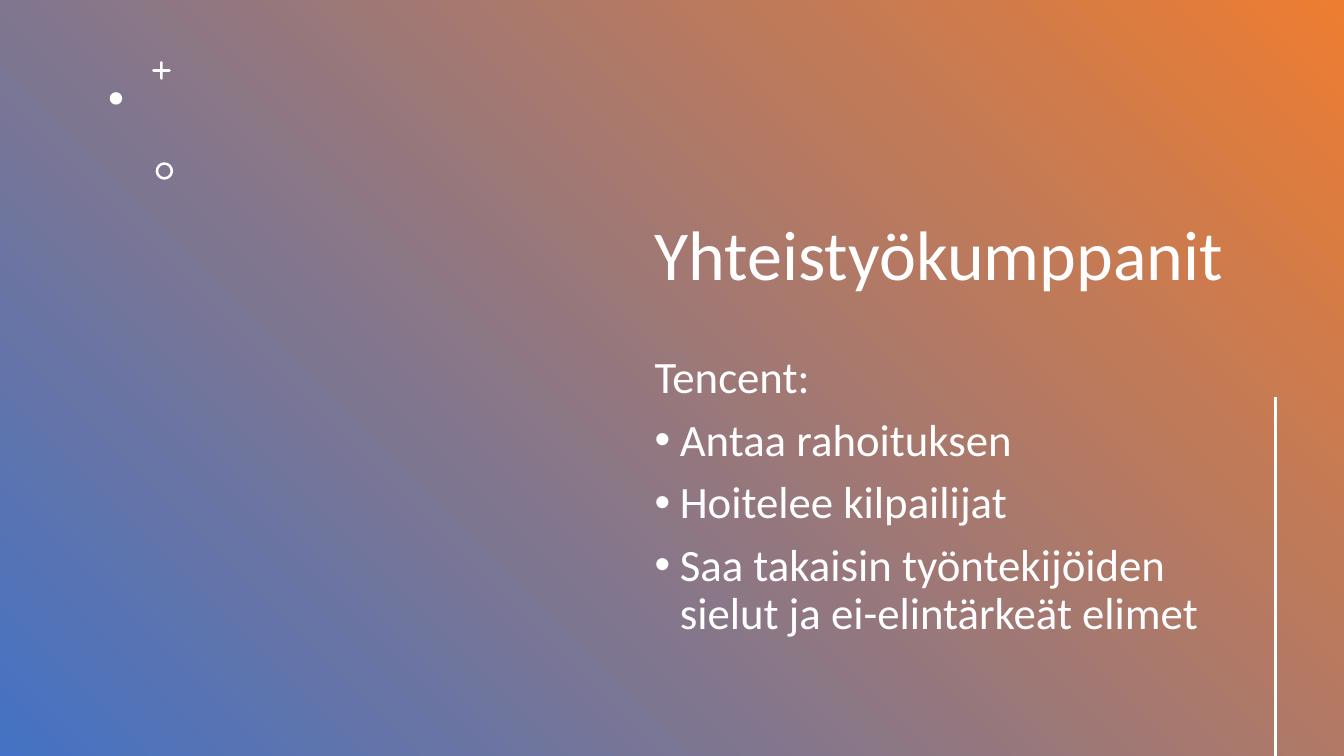
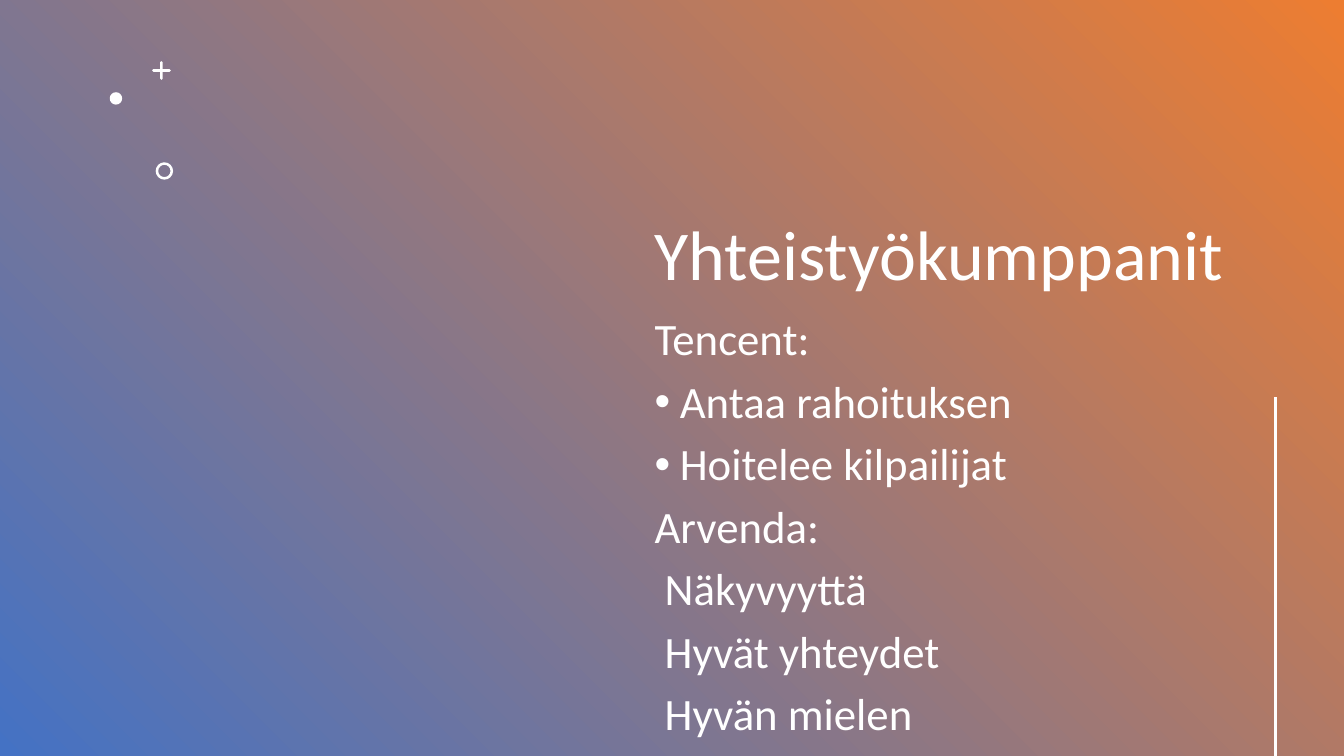
Before and after one commit to NooaKallio/Projekti, a slide deck: slide 11 of Misc/Presentation.pptx. Drawn at 1344x756 pixels with LibreOffice and Linux fonts; fonts in the diff are those of the drawing; background and template pictures are left out; a plain dark background stands for a picture behind light text. Boxes give left, top, right and bottom in pixels: in the first picture for what was removed or moved away, otherwise in the second. Text is boxed around its words. In the diff, an @@ line names an element or a change of style, - is before the commit and + after.

```diff
--- a/Misc/Presentation.pptx
+++ b/Misc/Presentation.pptx
@@ text "Tencent:": place and size @@
-text "Tencent:" at box(655, 364, 1198, 637)
+text "Tencent:" at box(655, 326, 1011, 737)
@@ text at box(655, 512, 939, 737): text changed @@
-• Saa takaisin työntekijöiden sielut ja ei-elintärkeät elimet
+Arvenda:
+Näkyvyyttä
+Hyvät yhteydet
+Hyvän mielen
```
Also in this commit, not shown: 6 other slides changed.
